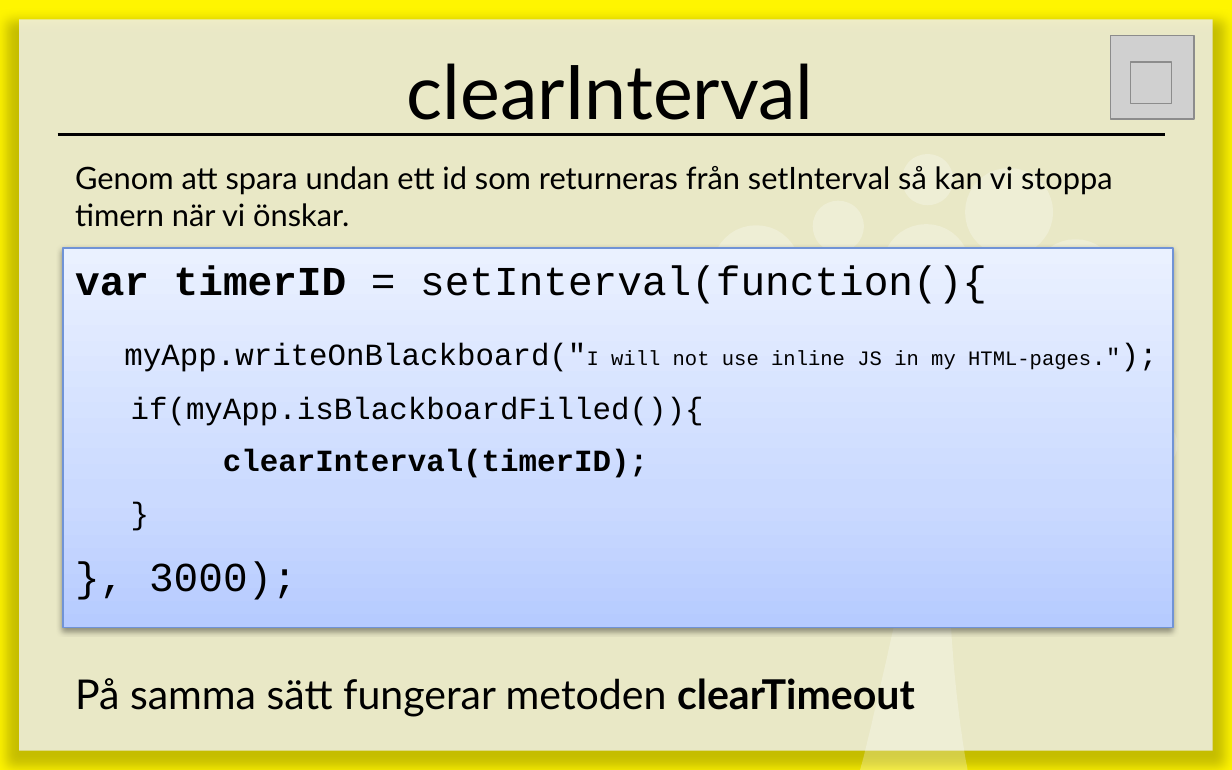
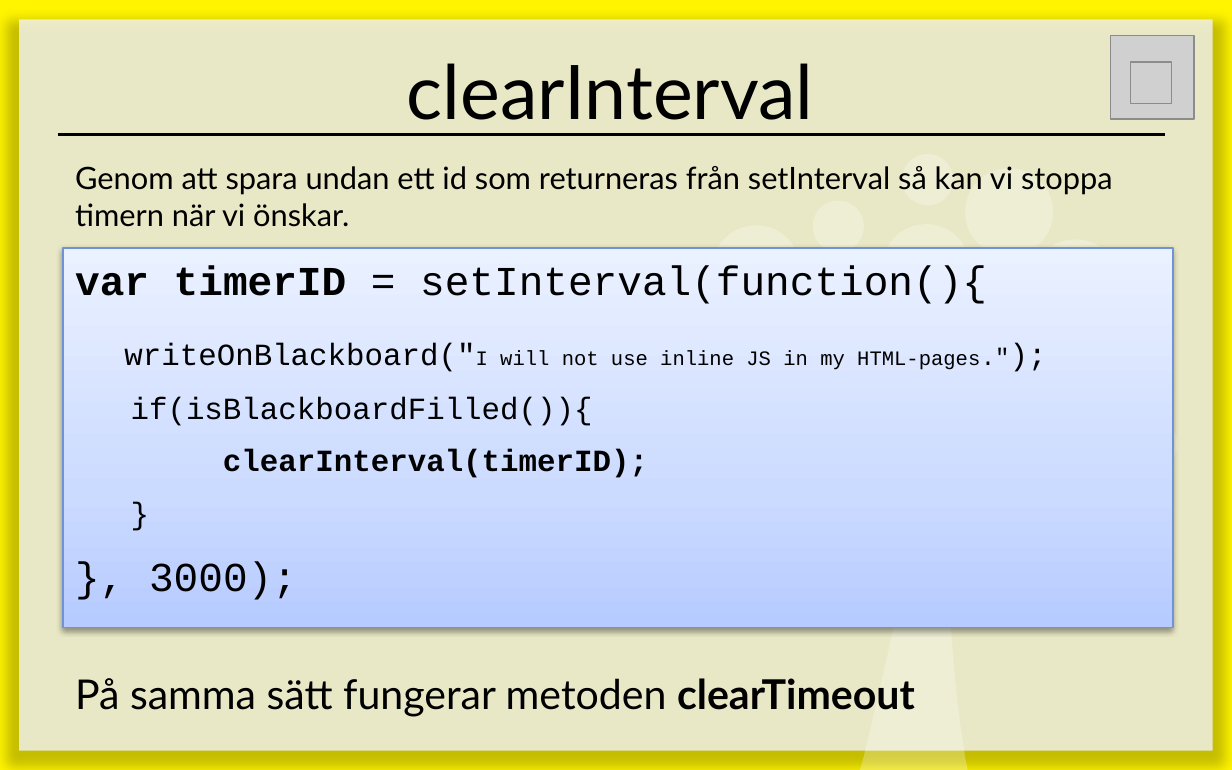
Before and after one commit to 1dv435/Kursmaterial, a slide deck: slide 40 of Föreläsningar/F07 - DOM.pptx (slide 68 before the commit). Drawn at 1232x770 pixels with LibreOffice and Linux fonts; fonts in the diff are those of the drawing; grey boxes stand for pictures. Boxes give left, top, right and bottom in pixels: in the first picture for what was removed or moved away, otherwise in the second. Text is boxed around its words. In the diff, an @@ line names an element or a change of style, - is before the commit and + after.

```diff
--- a/Föreläsningar/F07 - DOM.pptx
+++ b/Föreläsningar/F07 - DOM.pptx
@@ text in rectangle at (124, 342, 980, 426): text changed @@
-myApp.writeOnBlackboard("I will not use inline JS in my HTML-pages.");
-if(myApp.isBlackboardFilled()){
+writeOnBlackboard("I will not use inline JS in my HTML-pages.");
+if(isBlackboardFilled()){
```
Also in this commit, not shown: 9 other slides changed, 2 slides added, 40 slides removed.
